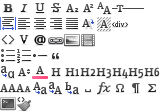
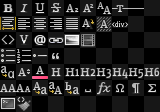
Two versions of the same layered image (160x112). Layer-by-layer changes:
added group "white" with 59 layers above "black" over [0, 0, 160, 112]
added group "default" (1st of 2, in "white") with 9 layers in group "white" over [2, 2, 144, 15]
added layer "abbr" (1st of 2, in "white" › "default") in group "default" over [97, 2, 112, 15]
added group "block" (1st of 2, in "white") with 8 layers in group "white" over [0, 17, 128, 32]
added layer "spoiler" (1st of 2, in "white" › "block") in group "block" over [96, 17, 112, 32]
added layer "align" (1st of 2, in "white" › "block") in group "block" over [0, 17, 16, 30]
added group "code, email, url, image, video" (1st of 2, in "white") with 8 layers in group "white" over [1, 34, 95, 47]
added layer "image" (1st of 2, in "white" › "code, email, url, image, video") in group "code, email, url, image, video" over [64, 34, 80, 47]
added group "list, quote" (1st of 2, in "white") with 4 layers in group "white" over [1, 49, 61, 63]
added layer "olist" (1st of 2, in "white" › "list, quote") in group "list, quote" over [17, 49, 32, 63]
added layer "list" (1st of 2, in "white" › "list, quote") in group "list, quote" over [1, 49, 16, 62]
added group "text" (1st of 2, in "white") with 10 layers in group "white" over [1, 66, 160, 79]
added layer "color" (1st of 2, in "white" › "text") in group "text" over [32, 66, 48, 79]
added group "misc" (1st of 2, in "white") with 10 layers in group "white" over [0, 82, 157, 95]
added group "controls" (1st of 2, in "white") with 2 layers in group "white" over [0, 97, 31, 111]
added layer "clean" (1st of 2, in "white" › "controls") in group "controls" over [17, 97, 31, 111]
added layer "preview" (1st of 2, in "white" › "controls") in group "controls" over [0, 97, 16, 111]
added layer "grid" (1st of 2, in "white") in group "white" over [0, 0, 160, 112]
hid group "black" (59 layers) over [0, 0, 160, 112]
…and 40 more changes (40 added)
